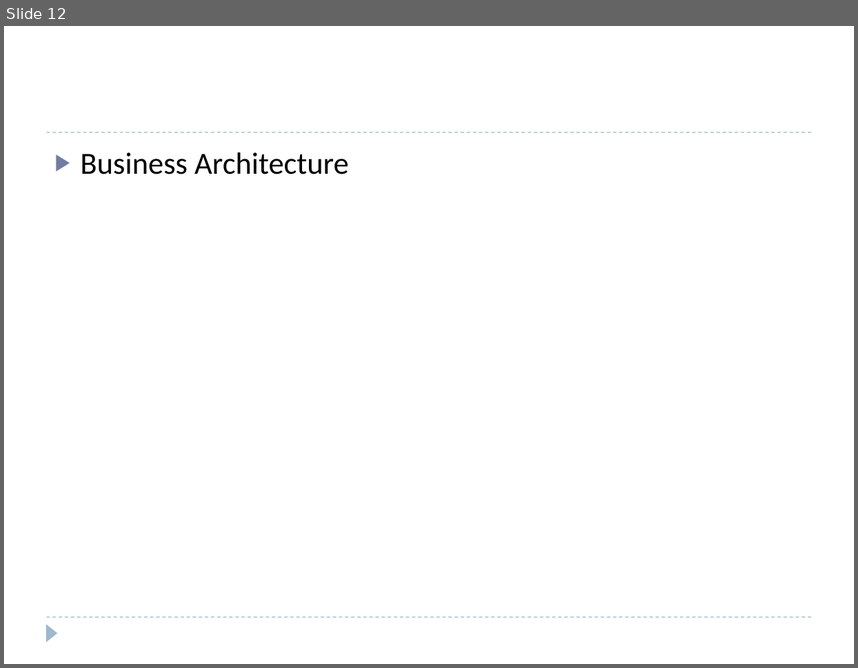
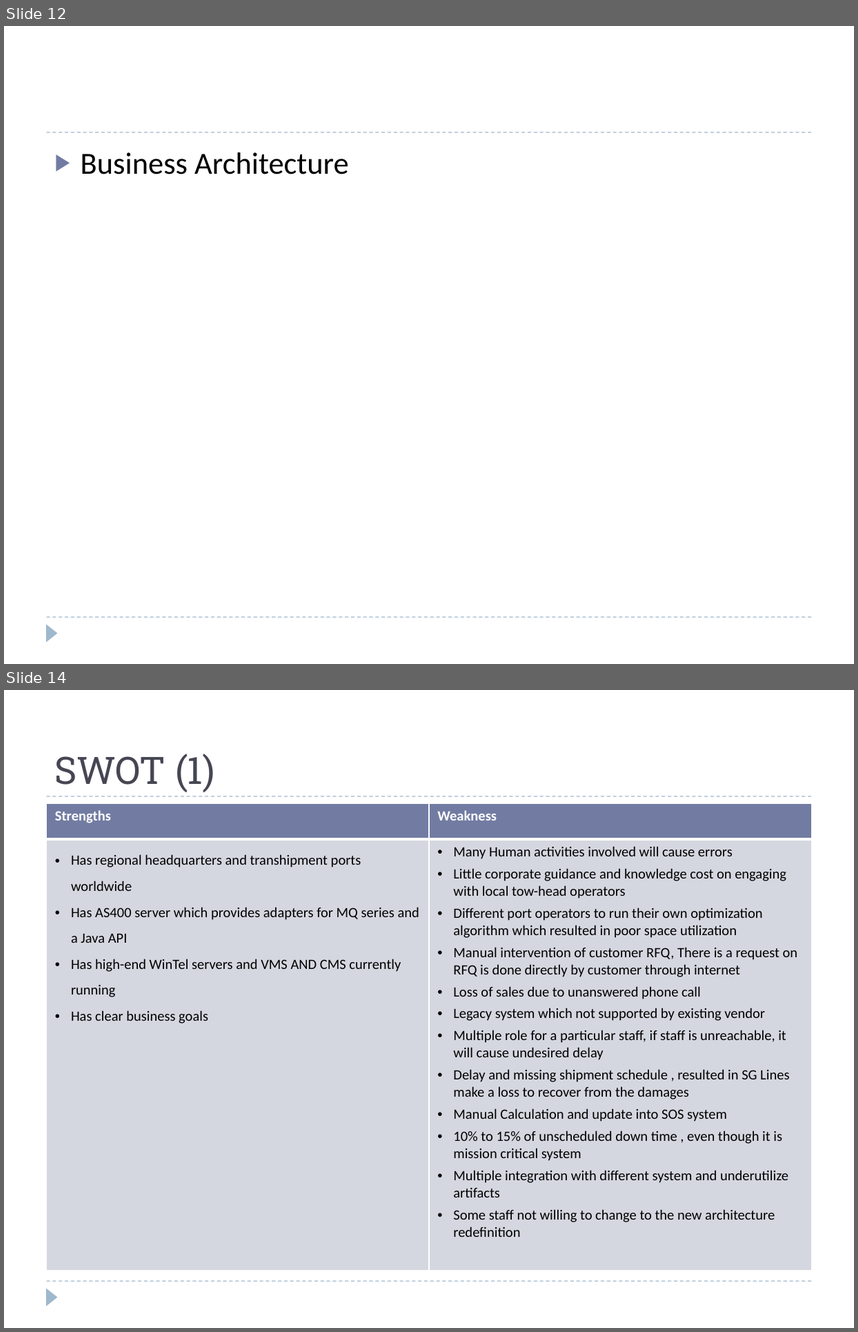
Before and after one commit to windieccf/t1-shipping, a slide deck: Enterprise Architech Presentation.pptx. Shown one above the other, each under a label of ours: slide 12 before the commit, slides 12 and 14 after it; the slides between them are not shown. The pictures are 858x668 and 858x1332 pixels, drawn with LibreOffice and Linux fonts; fonts in the diff are those of the drawing. Boxes give left, top, right and bottom in pixels: in the first picture for what was removed or moved away, otherwise in the second. Text is boxed around its words. In the diff, an @@ line names an element or a change of style, - is before the commit and + after.

```diff
--- a/Enterprise Architech Presentation.pptx
+++ b/Enterprise Architech Presentation.pptx
@@ slide 14 added at [4, 690, 854, 1328], background #FFFFFF; not listed: 3 template elements that a slide beside it also shows @@
@@ title added at [55, 753, 215, 792], 32 pt, text #464653 @@
+SWOT (1)
@@ table added at [47, 803, 811, 1277], 2 rows, 2 columns @@
+Strengths | Weakness
+Has regional headquarters and transhipment ports worldwide / Has AS400 server which provides adapters for MQ series and a Java API / Has high-end WinTel servers and VMS AND CMS currently running / Has clear business goals | Many Human activities involved will cause errors / Little corporate guidance and knowledge cost on engaging with local tow-head operators / Different port operators to run their own optimization algorithm which resulted in poor space utilization / Manual intervention of customer RFQ, There is a request on RFQ is done directly by customer through internet / Loss of sales due to unanswered phone call / Legacy system which not supported by existing vendor / Multiple role for a particular staff, if staff is unreachable, it will cause undesired delay / Delay and missing shipment schedule , resulted in SG Lines make a loss to recover from the damages / Manual Calculation and update into SOS system / 10% to 15% of unscheduled down time , even though it is mission critical system / Multiple integration with different system and underutilize artifacts / Some staff not willing to change to the new architecture redefinition
```
Also in this commit, not shown: 5 slides changed, 16 other slides added.
